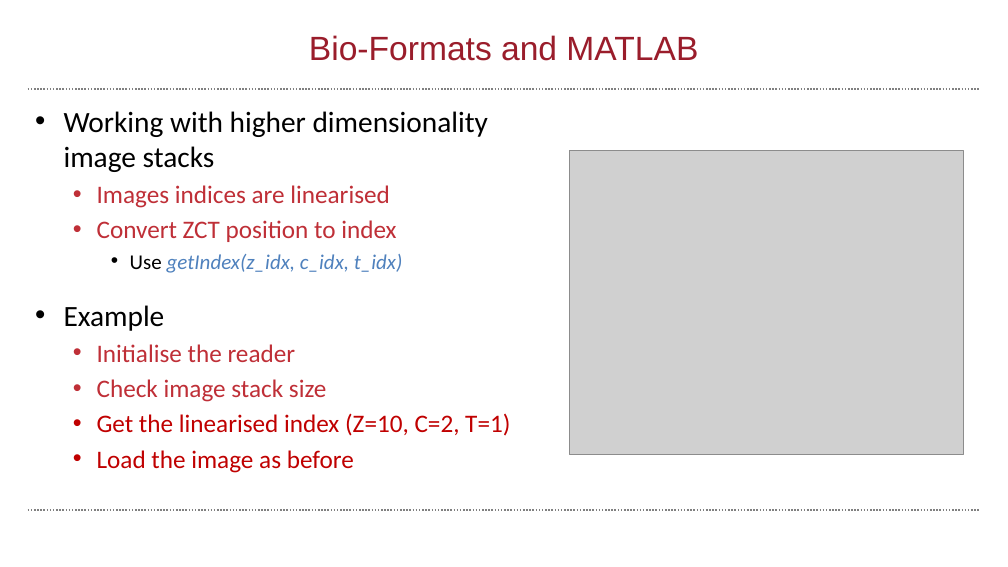
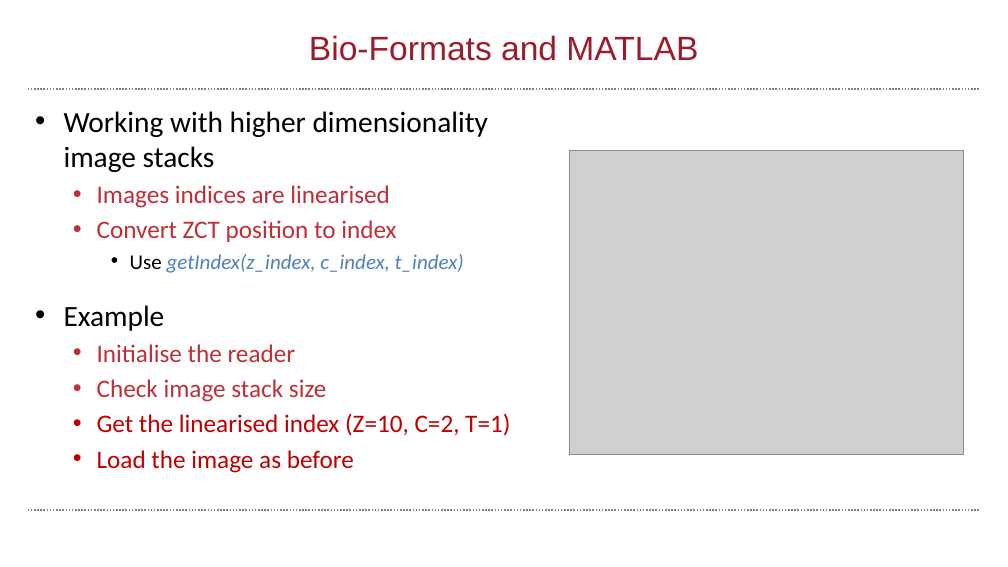
Before and after one commit to wbif-bristol/MATLAB-course, a slide deck: slide 98 of Session 3 - Advanced data structures/MATLAB Session 3.pptx. Drawn at 1008x567 pixels with LibreOffice and Linux fonts; fonts in the diff are those of the drawing; grey boxes stand for pictures; background and template pictures are left out. Boxes give left, top, right and bottom in pixels: in the first picture for what was removed or moved away, otherwise in the second. Text is boxed around its words. In the diff, an @@ line names an element or a change of style, - is before the commit and + after.

```diff
--- a/Session 3 - Advanced data structures/MATLAB Session 3.pptx
+++ b/Session 3 - Advanced data structures/MATLAB Session 3.pptx
@@ text at (130,254,464,273): text changed @@
-    • Use getIndex(z_idx, c_idx, t_idx)
+    • Use getIndex(z_index, c_index, t_index)
```
Also in this commit, not shown: 10 other slides changed, 1 slide added, 1 slide removed, 9 other files.
